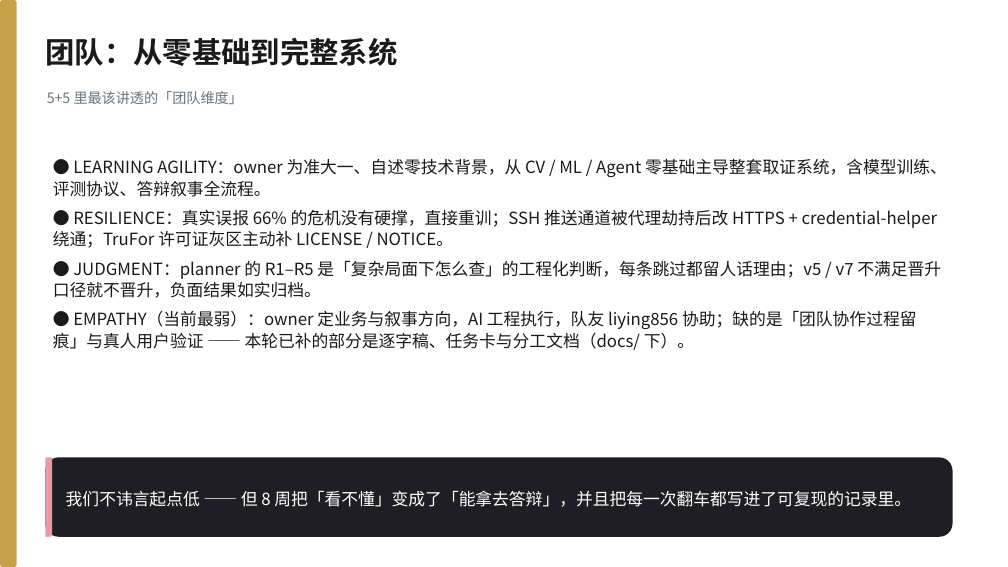
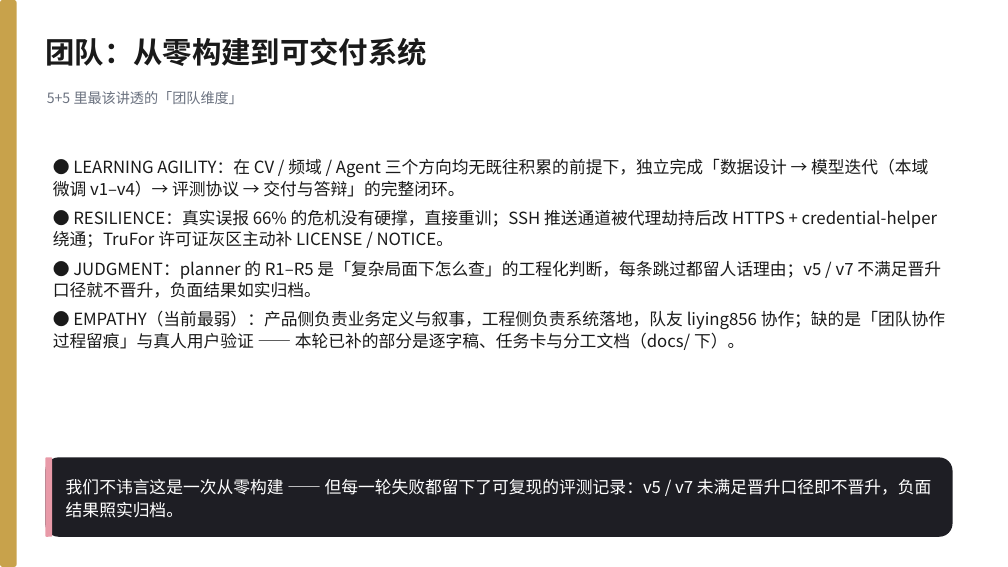
Before and after one commit to 566614/loreal-hackathon-beautyproof, a slide deck: slide 19 of docs/BeautyProof_答辩PPT.pptx. Drawn at 1008x567 pixels with LibreOffice and Linux fonts; fonts in the diff are those of the drawing. Boxes give left, top, right and bottom in pixels: in the first picture for what was removed or moved away, otherwise in the second. Text is boxed around its words. In the diff, an @@ line names an element or a change of style, - is before the commit and + after.

Commit message:
chore(narrative): 按方案A去掉身份/能力标签（准大一/零基础/零技术/起点低/看不懂），改专业表述；PPT P17-P18 + 4 份文档共 13 处

```diff
--- a/docs/BeautyProof_答辩PPT.pptx
+++ b/docs/BeautyProof_答辩PPT.pptx
@@ text at <box>45,38,427,66</box>: text changed @@
-团队：从零基础到完整系统
+团队：从零构建到可交付系统
@@ text at <box>53,158,928,197</box>: text changed @@
-● LEARNING AGILITY：owner 为准大一、自述零技术背景，从 CV / ML / Agent 零基础主导整套取证系统，含模型训练、评测协议、答辩叙事全流程。
+● LEARNING AGILITY：在 CV / 频域 / Agent 三个方向均无既往积累的前提下，独立完成「数据设计 → 模型迭代（本域微调 v1–v4）→ 评测协议 → 交付与答辩」的完整闭环。
@@ text at <box>53,310,945,350</box>: text changed @@
-● EMPATHY（当前最弱）：owner 定业务与叙事方向，AI 工程执行，队友 liying856 协助；缺的是「团队协作过程留痕」与真人用户验证 —— 本轮已补的部分是逐字稿、任务卡与分工文档（docs/ 下）。
+● EMPATHY（当前最弱）：产品侧负责业务定义与叙事，工程侧负责系统落地，队友 liying856 协作；缺的是「团队协作过程留痕」与真人用户验证 —— 本轮已补的部分是逐字稿、任务卡与分工文档（docs/ 下）。
@@ text at <box>66,479,932,518</box>: text changed @@
-我们不讳言起点低 —— 但 8 周把「看不懂」变成了「能拿去答辩」，并且把每一次翻车都写进了可复现的记录里。
+我们不讳言这是一次从零构建 —— 但每一轮失败都留下了可复现的评测记录：v5 / v7 未满足晋升口径即不晋升，负面结果照实归档。
```
Also in this commit, not shown: 1 other slide changed, 7 other files.
